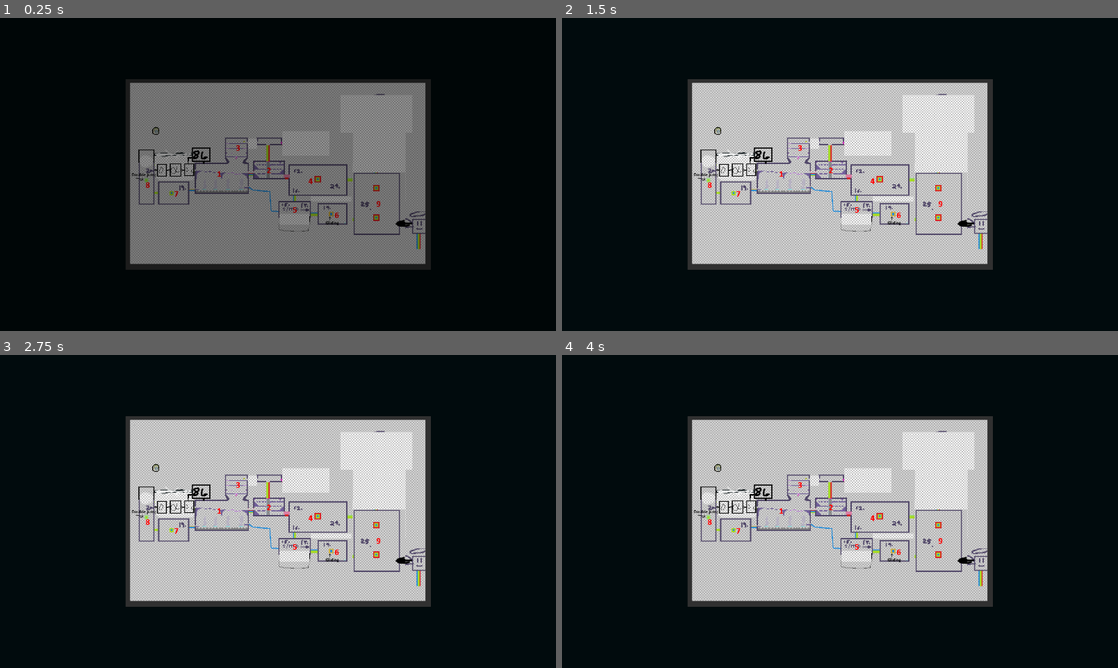
Above: before the commit, frames 1-4 (two rows, left to right).
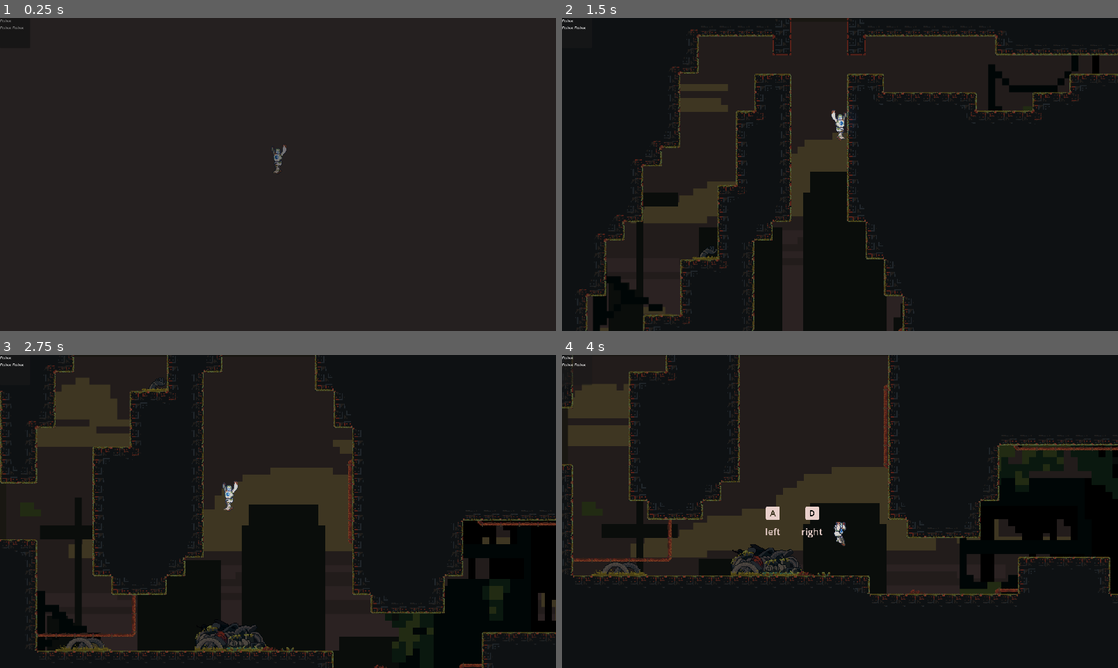
Above: after the commit, the same moments.

Repository: DevFTB/GMTK2024
Game: Godot game, scene res://main.tscn
Same seed, same stepped clock (60 frames per second), same inputs: the game is played once before the commit and once after it. Sound files missing from this copy of the repository are replaced by a short silence.
Inputs:
- Up to frame 1 (0.25 s): no input
- Up to frame 2 (1.5 s): hold F (interact) 0.53-1.28 s; hold D (move_right) from 0.53 s (still down); tap Space (jump) at 0.77 s; tap R (punch) at 1.35 s
- Up to frame 3 (2.75 s): tap Space (jump) at 1.52 s; release D (move_right) at 2.03 s; hold A (move_left) from 2.03 s (still down); hold F (interact) from 2.03 s (still down)
- Up to frame 4 (4 s): release A (move_left) at 2.78 s; release F (interact) at 2.78 s; hold D (move_right) from 2.78 s (still down); tap R (punch) at 2.85 s; tap Space (jump) at 3.02, 3.77 s; hold F (interact) from 3.53 s (still down)

The runs differ from the first frame. In frame 1, 97% of the frame differs, in the area x 0-100%, y 0-100%; in frame 2, 50%; in frame 3, 55%; in frame 4, 51%.

Commit message:
Map works

Diff:
--- a/main.tscn
+++ b/main.tscn
@@ -115,6 +115,7 @@
 
 [node name="Minimap" type="Control" parent="CanvasLayer/GUI" node_paths=PackedStringArray("world")]
 unique_name_in_owner = true
+visible = false
 layout_mode = 1
 anchors_preset = 15
 anchor_right = 1.0
@@ -151,93 +152,93 @@
 [node name="level0" type="Control" parent="CanvasLayer/GUI/Minimap/MinimapTexture"]
 anchors_preset = 0
 offset_left = 240.0
-offset_top = 288.0
-offset_right = 427.0
-offset_bottom = 395.0
+offset_top = 362.0
+offset_right = 303.0
+offset_bottom = 439.0
 
 [node name="level0b" type="Control" parent="CanvasLayer/GUI/Minimap/MinimapTexture"]
 anchors_preset = 0
-offset_left = 154.0
+offset_left = 310.0
+offset_top = 361.0
+offset_right = 374.0
+offset_bottom = 440.0
+
+[node name="level0c" type="Control" parent="CanvasLayer/GUI/Minimap/MinimapTexture"]
+anchors_preset = 0
+offset_left = 381.0
+offset_top = 361.0
+offset_right = 447.0
+offset_bottom = 438.0
+
+[node name="level1" type="Control" parent="CanvasLayer/GUI/Minimap/MinimapTexture"]
+anchors_preset = 0
+offset_left = 452.0
+offset_top = 362.0
+offset_right = 758.0
+offset_bottom = 534.0
+
+[node name="level2" type="Control" parent="CanvasLayer/GUI/Minimap/MinimapTexture"]
+anchors_preset = 0
+offset_left = 782.0
+offset_top = 349.0
+offset_right = 964.0
+offset_bottom = 457.0
+
+[node name="level3a" type="Control" parent="CanvasLayer/GUI/Minimap/MinimapTexture"]
+anchors_preset = 0
+offset_left = 800.0
+offset_top = 218.0
+offset_right = 945.0
+offset_bottom = 265.0
+
+[node name="level3b" type="Control" parent="CanvasLayer/GUI/Minimap/MinimapTexture"]
+anchors_preset = 0
+offset_left = 620.0
+offset_top = 219.0
+offset_right = 753.0
+offset_bottom = 356.0
+
+[node name="level4" type="Control" parent="CanvasLayer/GUI/Minimap/MinimapTexture"]
+anchors_preset = 0
+offset_left = 980.0
+offset_top = 367.0
+offset_right = 1314.0
+offset_bottom = 549.0
+
+[node name="level5" type="Control" parent="CanvasLayer/GUI/Minimap/MinimapTexture"]
+anchors_preset = 0
+offset_left = 925.0
+offset_top = 574.0
+offset_right = 1110.0
+offset_bottom = 748.0
+
+[node name="level6" type="Control" parent="CanvasLayer/GUI/Minimap/MinimapTexture"]
+anchors_preset = 0
+offset_left = 1139.0
+offset_top = 589.0
+offset_right = 1317.0
+offset_bottom = 717.0
+
+[node name="level7" type="Control" parent="CanvasLayer/GUI/Minimap/MinimapTexture"]
+anchors_preset = 0
+offset_left = 243.0
+offset_top = 468.0
+offset_right = 424.0
+offset_bottom = 604.0
+
+[node name="level8" type="Control" parent="CanvasLayer/GUI/Minimap/MinimapTexture"]
+anchors_preset = 0
+offset_left = 133.0
 offset_top = 289.0
-offset_right = 194.0
-offset_bottom = 335.0
-
-[node name="level0c" type="Control" parent="CanvasLayer/GUI/Minimap/MinimapTexture"]
-anchors_preset = 0
-offset_left = 203.0
-offset_top = 289.0
-offset_right = 239.0
-offset_bottom = 335.0
-
-[node name="level1" type="Control" parent="CanvasLayer/GUI/Minimap/MinimapTexture"]
-anchors_preset = 0
-offset_left = 240.0
-offset_top = 287.0
-offset_right = 428.0
-offset_bottom = 395.0
-
-[node name="level2" type="Control" parent="CanvasLayer/GUI/Minimap/MinimapTexture"]
-anchors_preset = 0
-offset_left = 441.0
-offset_top = 281.0
-offset_right = 552.0
-offset_bottom = 345.0
-
-[node name="level3b" type="Control" parent="CanvasLayer/GUI/Minimap/MinimapTexture"]
-anchors_preset = 0
-offset_left = 344.0
-offset_top = 200.0
-offset_right = 423.0
-offset_bottom = 280.0
-
-[node name="level3a" type="Control" parent="CanvasLayer/GUI/Minimap/MinimapTexture"]
-anchors_preset = 0
-offset_left = 454.0
-offset_top = 200.0
-offset_right = 542.0
-offset_bottom = 227.0
-
-[node name="level4" type="Control" parent="CanvasLayer/GUI/Minimap/MinimapTexture"]
-anchors_preset = 0
-offset_left = 563.0
-offset_top = 293.0
-offset_right = 768.0
-offset_bottom = 402.0
-
-[node name="level5" type="Control" parent="CanvasLayer/GUI/Minimap/MinimapTexture"]
-anchors_preset = 0
-offset_left = 529.0
-offset_top = 420.0
-offset_right = 643.0
-offset_bottom = 523.0
-
-[node name="level6" type="Control" parent="CanvasLayer/GUI/Minimap/MinimapTexture"]
-anchors_preset = 0
-offset_left = 663.0
-offset_top = 427.0
-offset_right = 767.0
-offset_bottom = 503.0
-
-[node name="level7" type="Control" parent="CanvasLayer/GUI/Minimap/MinimapTexture"]
-anchors_preset = 0
-offset_left = 112.0
-offset_top = 350.0
-offset_right = 222.0
-offset_bottom = 432.0
-
-[node name="level8" type="Control" parent="CanvasLayer/GUI/Minimap/MinimapTexture"]
-anchors_preset = 0
-offset_left = 46.0
-offset_top = 242.0
-offset_right = 101.0
-offset_bottom = 432.0
+offset_right = 227.0
+offset_bottom = 602.0
 
 [node name="level9" type="Control" parent="CanvasLayer/GUI/Minimap/MinimapTexture"]
 anchors_preset = 0
-offset_left = 789.0
-offset_top = 320.0
-offset_right = 949.0
-offset_bottom = 535.0
+offset_left = 1342.0
+offset_top = 412.0
+offset_right = 1613.0
+offset_bottom = 767.0
 
 [node name="PlayerIcon" type="TextureRect" parent="CanvasLayer/GUI/Minimap/MinimapTexture"]
 layout_mode = 0
Binary file changed: gui/assets/minimap.png
